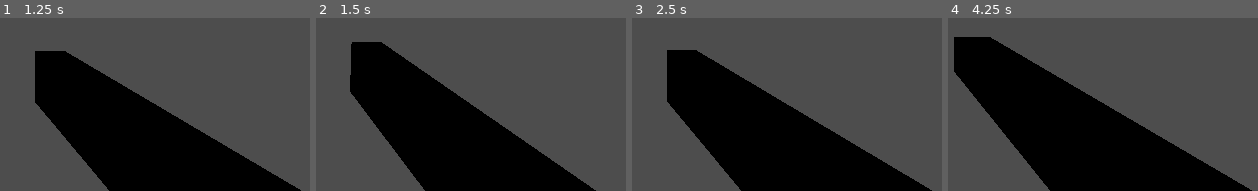
Above: before the commit, frames 1-4 (left to right).
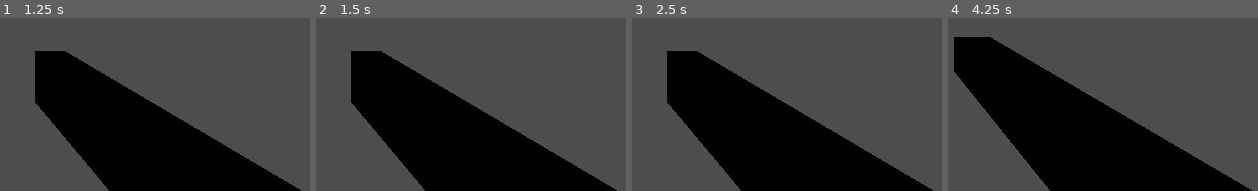
Above: after the commit, the same moments.

Repository: Nagi-226/Snuffers
Game: Godot game, scene res://scenes/player/player.tscn
Two runs of this game, one before a commit and one after it. Both use one fixed random seed, a clock stepped at 60 frames per second and the inputs below. This scene is started directly instead of the project's main scene.
Inputs (mouse positions are in pixels of both pictures, inside the frame that each line leads up to):
- Up to frame 1 (1.25 s): tap Enter at 0.5 s; move the mouse to (outside the picture) at 0.52 s; hold W from 0.53 s (still down); tap R at 0.6 s; click (outside the picture) at 0.67 s
- Up to frame 2 (1.5 s): keep holding W; move the mouse to (outside the picture) at 1.27 s; tap R at 1.35 s; click (outside the picture) at 1.42 s
- Up to frame 3 (2.5 s): keep holding W; move the mouse to (outside the picture) at 2.02 s; tap C at 2.1 s; click (outside the picture) at 2.17 s; tap R at 2.3 s
- Up to frame 4 (4.25 s): keep holding W; move the mouse to (outside the picture) at 2.77 s; tap 1 at 2.85 s; click (outside the picture) at 2.92 s; tap R at 3.05, 3.8 s; move the mouse to (outside the picture) at 3.52 s; tap 2 at 3.6 s; click (outside the picture) at 3.67 s

Frame 1 is identical in both runs. In frame 2, 3.7% of the frame differs, in the area x 10-98%, y 13-100%; in frame 3, 0.2%; in frame 4, less than 0.1%.

Commit message:
feat(godot): G2 W2接线——rpg_exploded/damage_dealt/bunker_destroyed三信号+R键换弹自足+11新参契约同步
自检: ①②③④ 通过

Diff:
--- a/godot/scenes/weapons/rifle.tres
+++ b/godot/scenes/weapons/rifle.tres
@@ -3,8 +3,10 @@
 [ext_resource type="Script" path="res://scripts/weapons/weapon_data.gd" id="1_data"]
 
 ; 步枪定义（G2 门禁基准，§7 对照表）。
-; GameConfig 已有字段运行时由 sync_from_config() 覆盖，此处数值必须与 GameConfig 一致（L2 校验项）；
-; 标注「契约缺口」的字段（recover_rate / view_*_factor）GameConfig 暂无，由本资源承载，已上报蜂后。
+; GameConfig 已有字段运行时由 sync_from_config() 覆盖，此处数值必须与 GameConfig 一致（L2 校验项）。
+; G2 契约冻结（2026-07-21）：recoil_recover_rate / view_*_factor 已由
+; RIFLE_RECOIL_RECOVER_RATE / RIFLE_RECOIL_VIEW_ROT/Y_FACTOR/Z_FACTOR 契约接管，本文件同名字段
+; 仅供编辑器查看，以 GameConfig 为单一事实源。
 [resource]
 script = ExtResource("1_data")
 weapon_id = &"rifle"
--- a/godot/scenes/weapons/rpg.tres
+++ b/godot/scenes/weapons/rpg.tres
@@ -5,9 +5,10 @@
 
 ; RPG 定义（G2 门禁基准，§7 对照表）。
 ; GameConfig 已有字段运行时由 sync_from_config() 覆盖，此处数值必须与 GameConfig 一致（L2 校验项）。
-; recoil_pitch=0.01 为「契约缺口」暂定值：网页版 RPG 后坐永不触发（缺陷，index.html L2959
-; 仅步枪路径），无对照值，待蜂后/机主手感裁决；view 系数取自网页版 updateWeaponRecoil RPG 分支
-; （L3189-3191：rot 2.5 / y 0.025 / z 0.075）。
+; G2 契约冻结（2026-07-21）：recoil_pitch / recoil_recover_rate / view_*_factor / explode_damage /
+; projectile_explode_below_y 已由 RPG_RECOIL_* / RPG_EXPLODE_* 契约接管（RPG_RECOIL_PITCH=0.01
+; 采纳原暂定值，修复网页版 RPG 后坐永不触发缺陷，index.html L2959）。
+; recoil_view_offset / recoil_decay 契约无 RPG 专属项，由本资源承载（与步枪同值 0.08 / 0.82）。
 [resource]
 script = ExtResource("1_data")
 weapon_id = &"rpg"
--- a/godot/scripts/weapons/rifle_controller.gd
+++ b/godot/scripts/weapons/rifle_controller.gd
@@ -5,14 +5,16 @@
 ## 后坐每发 +0.003 rad 带相机恢复（修正网页版永久上跳缺陷）。
 ##
 ## 解耦：
-## - 伤害结算：射线命中 → HitSolver 鸭子探测 take_damage，禁止引用 enemies 域节点。
-##   （彻底总线化的 Events.enemy_damaged 信号为契约缺口，见交付报告。）
+## - 伤害结算：射线命中 → HitSolver 鸭子探测 take_damage，禁止引用 enemies 域节点；
+##   take_damage 保留为投递机制，随后发 Events.damage_dealt(amount, is_headshot)
+##   供 HUD 伤害飘字消费（G2 冻结信号，与 hit_confirmed 互补）。
 ## - 命中反馈：Events.hit_confirmed(is_headshot)（契约已有，HUD 准星 1.3×/1.8× 由 W5 消费）。
 ## - 碉堡跳弹：Events.ricochet_on_bunker()（契约已有）。
 ##
-## 换弹责任划分（已上报蜂后裁决）：按键 R 的计时目前由 W1 player_controller 占位驱动，
+## 换弹责任划分（蜂后裁决：换弹归武器域自足，W1 已移除 player_controller 占位分发）：
+## R 键监听在本脚本 _unhandled_input（门控与基类左键开火同款），
 ## 本脚本监听 Events.weapon_reload_started/reloaded 做状态封锁与弹药结算；
-## 弹尽自动换弹（网页版 L2954）由本脚本自发同一对信号，两条路径信号序列一致。
+## 弹尽自动换弹（网页版 L2954）与 R 键手动换弹共用 _start_reload，两条路径信号序列一致。
 extends WeaponController
 
 var _fire_cooldown: float = 0.0
@@ -31,6 +33,20 @@
 	super()
 
 
+## R 键换弹监听：门控与基类左键开火同款——仅鼠标捕获态 + 当前手持武器响应。
+## RPG 无换弹概念，故监听放本子类而非基类。
+func _unhandled_input(event: InputEvent) -> void:
+	super(event)
+	if not (event is InputEventKey):
+		return
+	var key := event as InputEventKey
+	if key.keycode != KEY_R or not key.pressed or key.echo:
+		return
+	if Input.mouse_mode != Input.MOUSE_MODE_CAPTURED or not _is_current_weapon():
+		return
+	_start_reload()
+
+
 ## 全自动：按住左键按 fire_interval 连发（600 RPM）。
 func _tick_weapon(delta: float) -> void:
 	_fire_cooldown = maxf(_fire_cooldown - delta, 0.0)
@@ -45,7 +61,7 @@
 		return false
 	if GameState.rifle_mag <= 0:
 		# 网页版弹尽自动换弹（index.html L2954）。
-		_start_auto_reload()
+		_start_reload()
 		return false
 
 	GameState.rifle_mag -= 1
@@ -73,6 +89,8 @@
 	if HitSolver.find_group_ancestor(collider, &"sniper") != null:
 		damage = weapon_data.dmg_vs_sniper
 	target.take_damage(damage, is_head)
+	# G2 冻结契约：HUD 伤害飘字（与 hit_confirmed 互补；狙击手固定伤害如实广播）。
+	Events.damage_dealt.emit(damage, is_head)
 	Events.hit_confirmed.emit(is_head)
 	return true
 
@@ -103,9 +121,12 @@
 	return weapon_data.spread_hip
 
 
-## 弹尽自动换弹：自发与按键路径相同的 started →（reload_time）→ reloaded 信号序列。
-func _start_auto_reload() -> void:
+## 换弹启动（R 键手动 / 弹尽自动共用）：自发 started →（reload_time）→ reloaded 信号序列。
+## 守卫：换弹中 / 无备弹 / 弹匣已满时不触发。
+func _start_reload() -> void:
 	if _is_reloading or GameState.rifle_reserve <= 0:
+		return
+	if GameState.rifle_mag >= weapon_data.mag_size:
 		return
 	Events.weapon_reload_started.emit(&"rifle")
 	await get_tree().create_timer(weapon_data.reload_time).timeout
--- a/godot/scripts/weapons/rpg_controller.gd
+++ b/godot/scripts/weapons/rpg_controller.gd
@@ -3,7 +3,7 @@
 ## 参数基准（§7 对照表 G2 行）：初速 120 · 重力 9.8 · 爆径 10 · 5 发 · 最大射程 300。
 ## 缺陷修正（§6 处置清单）：网页版 RPG 后坐永不触发（recoilOffset 仅步枪路径设置，
 ## index.html L2959 vs fireRPG L3077+）——Godot 版 RPG 经 _apply_recoil() 走与步枪
-## 相同的后坐状态机，参数独立（WeaponData recoil_* 字段，RPG 相机上跳值为契约缺口暂定值）。
+## 相同的后坐状态机，参数独立（GameConfig.RPG_RECOIL_* 契约项，G2 冻结采纳暂定上跳值 0.01）。
 ##
 ## 弹药：无弹匣概念（events.gd 契约注明「RPG 无换弹事件」），GameState.rpg_ammo 总数制，
 ## ammo_changed 的 reserve 恒为 -1。半自动：每次左键按下击发一发（网页版无射速限制）。
--- a/godot/scripts/weapons/rpg_projectile.gd
+++ b/godot/scripts/weapons/rpg_projectile.gd
@@ -6,9 +6,13 @@
 ## 不用 RigidBody3D：网页版为纯运动学弹道，手动积分才能 1:1 对齐 §7 参数表。
 ##
 ## 爆炸结算（explode，index.html L1510-1625）：
-## - 爆径 10u 内可伤害目标即杀（explode_damage 为契约缺口暂定值，网页版不经 HP 直接移除）；
-## - group "bunker" 目标在 爆径+5u 内特杀（destroy() 鸭子调用；
-##   彻底总线化的 Events.bunker_destroyed 信号为契约缺口，见交付报告）；
+## - 爆径 10u 内可伤害目标即杀（explode_damage 由 GameConfig.RPG_EXPLODE_DAMAGE 契约接管；
+##   网页版不经 HP 直接移除）；
+## - group "bunker" 目标在 爆径+5u 内特杀（destroy() 鸭子调用保留为投递机制，
+##   随后发 Events.bunker_destroyed() 供碉堡机枪停火/HUD/任务判定消费——G2 冻结信号）；
+## - 每次爆炸发 Events.rpg_exploded(position)（音效/特效锚点，G2 冻结信号）；
+## - 每次伤害投递发 Events.damage_dealt(amount, false)（HUD 飘字，G2 冻结信号；
+##   RPG 爆炸不分部位，is_headshot 恒 false）；
 ## - 玩家零自伤（GameConfig.RPG_SELF_DAMAGE=false，经发射方 RID 排除实现）。
 extends Node3D
 
@@ -30,6 +34,9 @@
 
 func _physics_process(delta: float) -> void:
 	if _exploded:
+		return
+	# 守卫：setup() 由 rpg_controller 实例化后调用；未 setup 时（如场景单独冒烟）静止待销毁。
+	if _data == null:
 		return
 
 	_velocity.y -= _data.projectile_gravity * delta
@@ -61,6 +68,8 @@
 		return
 	_exploded = true
 	set_physics_process(false)
+	# 爆炸锚点广播（G2 冻结契约）：音效/特效由消费方接入。
+	Events.rpg_exploded.emit(at)
 	_apply_area_damage(at)
 	_spawn_explosion_placeholder(at)
 	queue_free()
@@ -86,6 +95,8 @@
 			if bunker.global_position.distance_to(at) <= _data.explode_radius + _data.bunker_radius_bonus:
 				if bunker.has_method(&"destroy"):
 					bunker.destroy()
+					# G2 冻结契约：碉堡全图唯一，信号无参数；destroy() 鸭子调用保留为投递机制。
+					Events.bunker_destroyed.emit()
 			continue
 
 		var target := HitSolver.find_damageable(collider)
@@ -94,9 +105,11 @@
 		damaged.append(target)
 		# 爆径内即杀（网页版不经 HP 直接移除，L1556-1591）；不分部位。
 		target.take_damage(_data.explode_damage, false)
+		# G2 冻结契约：HUD 伤害飘字；take_damage 鸭子调用保留为投递机制。
+		Events.damage_dealt.emit(_data.explode_damage, false)
 
 
-## 灰盒占位视觉：半透明火球 1.0s 放大淡出（正式爆炸特效属 W5 域，经 weapon_fired/后续爆炸信号接入）。
+## 灰盒占位视觉：半透明火球 1.0s 放大淡出（正式爆炸特效属 W5 域，经 Events.rpg_exploded 接入）。
 func _spawn_explosion_placeholder(at: Vector3) -> void:
 	var ball := MeshInstance3D.new()
 	var sphere := SphereMesh.new()
--- a/godot/scripts/weapons/weapon_data.gd
+++ b/godot/scripts/weapons/weapon_data.gd
@@ -6,8 +6,9 @@
 ## 单一事实源纪律（AGENTS.md 约束 #2）：
 ## - GameConfig 已有的字段，运行时由 sync_from_config() 逐项覆盖（以 GameConfig 为准）；
 ##   .tres 中的同名字段仅供编辑器查看与 L2 契约对照，填写时必须与 GameConfig 一致。
-## - GameConfig 缺失的字段（注释标注「契约缺口」）暂由本资源承载，
-##   已上报蜂后补参，补参后应迁回 GameConfig。
+## - G2 契约冻结（2026-07-21）后，原「契约缺口」字段已全部补参接管；
+##   仅 RPG 的 recoil_view_offset / recoil_decay 契约无 RPG 专属项，沿用 .tres 值
+##   （与步枪同值 0.08 / 0.82；若后续需 RPG 独立值须先改契约）。
 class_name WeaponData
 extends Resource
 
@@ -35,32 +36,39 @@
 @export var spread_aim: float = 0.0005 ## 瞄准（GameConfig.RIFLE_SPREAD_AIM）
 
 # ===== 后坐 =====
-@export var recoil_pitch: float = 0.003 ## 每发相机上跳 rad（步枪=GameConfig.RIFLE_RECOIL_PITCH；
-## RPG 为「契约缺口」：网页版 RPG 后坐永不触发（index.html L2959 仅步枪路径设 recoilOffset），
-## 无对照值，.tres 暂定 0.01 待蜂后/机主手感裁决）
-@export var recoil_view_offset: float = 0.08 ## 视图模型后坐量（GameConfig.RIFLE_RECOIL_VIEW_OFFSET）
-@export var recoil_decay: float = 0.82 ## 视图模型衰减/帧（GameConfig.RIFLE_RECOIL_DECAY）
-@export var recoil_recover_rate: float = 6.0 ## 「契约缺口」相机上跳恢复速率 /s
-## （Godot 版有意改进：网页版 rotY 永久上跳不恢复，index.html L2959）
-@export var view_recoil_rot_factor: float = 2.25 ## 「契约缺口」视图模型俯仰系数（index.html L3205；RPG=2.5，L3189）
-@export var view_recoil_y_factor: float = 0.025 ## 「契约缺口」视图模型上移系数（L3206/L3190）
-@export var view_recoil_z_factor: float = 0.05 ## 「契约缺口」视图模型后缩系数（L3207；RPG=0.075，L3191）
+@export var recoil_pitch: float = 0.003 ## 每发相机上跳 rad（步枪=GameConfig.RIFLE_RECOIL_PITCH，
+## RPG=GameConfig.RPG_RECOIL_PITCH；G2 冻结采纳暂定值 0.01，
+## 修复网页版 RPG 后坐永不触发缺陷，index.html L2959）
+@export var recoil_view_offset: float = 0.08 ## 视图模型后坐量（步枪=GameConfig.RIFLE_RECOIL_VIEW_OFFSET；
+## RPG 契约无专属项，沿用 .tres 值）
+@export var recoil_decay: float = 0.82 ## 视图模型衰减/帧（步枪=GameConfig.RIFLE_RECOIL_DECAY；
+## RPG 契约无专属项，沿用 .tres 值）
+@export var recoil_recover_rate: float = 6.0 ## 相机上跳恢复速率 /s
+## （步枪=GameConfig.RIFLE_RECOIL_RECOVER_RATE，RPG=GameConfig.RPG_RECOIL_RECOVER_RATE；
+## Godot 版有意改进：网页版 rotY 永久上跳不恢复，index.html L2959）
+@export var view_recoil_rot_factor: float = 2.25 ## 视图模型俯仰系数
+## （步枪=GameConfig.RIFLE_RECOIL_VIEW_ROT，RPG=GameConfig.RPG_RECOIL_VIEW_ROT；index.html L3205/L3189）
+@export var view_recoil_y_factor: float = 0.025 ## 视图模型上移系数
+## （步枪=GameConfig.RIFLE_RECOIL_VIEW_Y_FACTOR，RPG=GameConfig.RPG_RECOIL_VIEW_Y_FACTOR；L3206/L3190）
+@export var view_recoil_z_factor: float = 0.05 ## 视图模型后缩系数
+## （步枪=GameConfig.RIFLE_RECOIL_VIEW_Z_FACTOR，RPG=GameConfig.RPG_RECOIL_VIEW_Z_FACTOR；L3207/L3191）
 
 # ===== 投射物（RPG）=====
 @export var projectile_scene: PackedScene ## 投射物场景（rpg_projectile.tscn）
 @export var projectile_speed: float = 120.0 ## 初速 u/s（GameConfig.RPG_PROJECTILE_SPEED）
 @export var projectile_gravity: float = 9.8 ## 弹道下坠（GameConfig.RPG_GRAVITY）
 @export var projectile_max_range: float = 300.0 ## 最大射程 u（GameConfig.RPG_MAX_RANGE）
-@export var projectile_explode_below_y: float = -10.0 ## 「契约缺口」低于此高度自爆（index.html L3172）
+@export var projectile_explode_below_y: float = -10.0 ## 低于此高度自爆（GameConfig.RPG_EXPLODE_BELOW_Y，index.html L3172）
 @export var explode_radius: float = 10.0 ## 爆炸半径 u（GameConfig.RPG_EXPLODE_RADIUS）
-@export var explode_damage: float = 9999.0 ## 「契约缺口」爆径内伤害（网页版爆径内即杀，不经 HP，L1556-1591）
+@export var explode_damage: float = 9999.0 ## 爆径内伤害（GameConfig.RPG_EXPLODE_DAMAGE；网页版爆径内即杀，不经 HP，L1556-1591）
 @export var bunker_radius_bonus: float = 5.0 ## 对碉堡判定半径加成（GameConfig.RPG_BUNKER_RADIUS_BONUS）
 @export var self_damage: bool = false ## 爆炸是否伤玩家（GameConfig.RPG_SELF_DAMAGE）
 @export var ammo_count: int = 5 ## 总弹数（GameConfig.RPG_AMMO）
 
 
 ## 以 GameConfig 为准覆盖运行时字段（武器脚本 _ready 时调用）。
-## GameConfig 缺失的「契约缺口」字段保留 .tres 值。
+## 契约已冻结字段全部在此同步；RPG 的 recoil_view_offset / recoil_decay 契约无专属项，
+## 保留 .tres 值（见文件头注释）。
 func sync_from_config() -> void:
 	match weapon_id:
 		&"rifle":
@@ -78,11 +86,22 @@
 			recoil_pitch = GameConfig.RIFLE_RECOIL_PITCH
 			recoil_view_offset = GameConfig.RIFLE_RECOIL_VIEW_OFFSET
 			recoil_decay = GameConfig.RIFLE_RECOIL_DECAY
+			recoil_recover_rate = GameConfig.RIFLE_RECOIL_RECOVER_RATE
+			view_recoil_rot_factor = GameConfig.RIFLE_RECOIL_VIEW_ROT
+			view_recoil_y_factor = GameConfig.RIFLE_RECOIL_VIEW_Y_FACTOR
+			view_recoil_z_factor = GameConfig.RIFLE_RECOIL_VIEW_Z_FACTOR
 		&"rpg":
 			projectile_speed = GameConfig.RPG_PROJECTILE_SPEED
 			projectile_gravity = GameConfig.RPG_GRAVITY
 			projectile_max_range = GameConfig.RPG_MAX_RANGE
+			projectile_explode_below_y = GameConfig.RPG_EXPLODE_BELOW_Y
 			explode_radius = GameConfig.RPG_EXPLODE_RADIUS
+			explode_damage = GameConfig.RPG_EXPLODE_DAMAGE
 			bunker_radius_bonus = GameConfig.RPG_BUNKER_RADIUS_BONUS
 			self_damage = GameConfig.RPG_SELF_DAMAGE
 			ammo_count = GameConfig.RPG_AMMO
+			recoil_pitch = GameConfig.RPG_RECOIL_PITCH
+			recoil_recover_rate = GameConfig.RPG_RECOIL_RECOVER_RATE
+			view_recoil_rot_factor = GameConfig.RPG_RECOIL_VIEW_ROT
+			view_recoil_y_factor = GameConfig.RPG_RECOIL_VIEW_Y_FACTOR
+			view_recoil_z_factor = GameConfig.RPG_RECOIL_VIEW_Z_FACTOR
